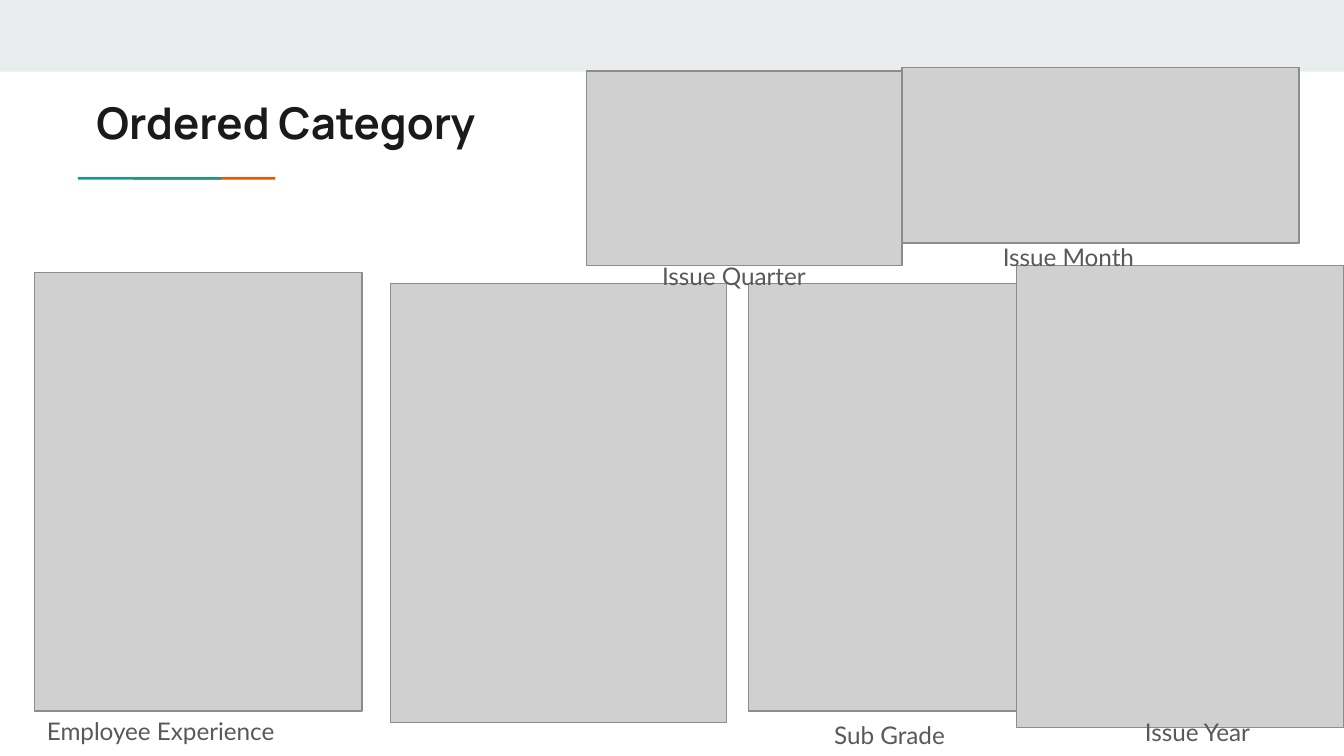
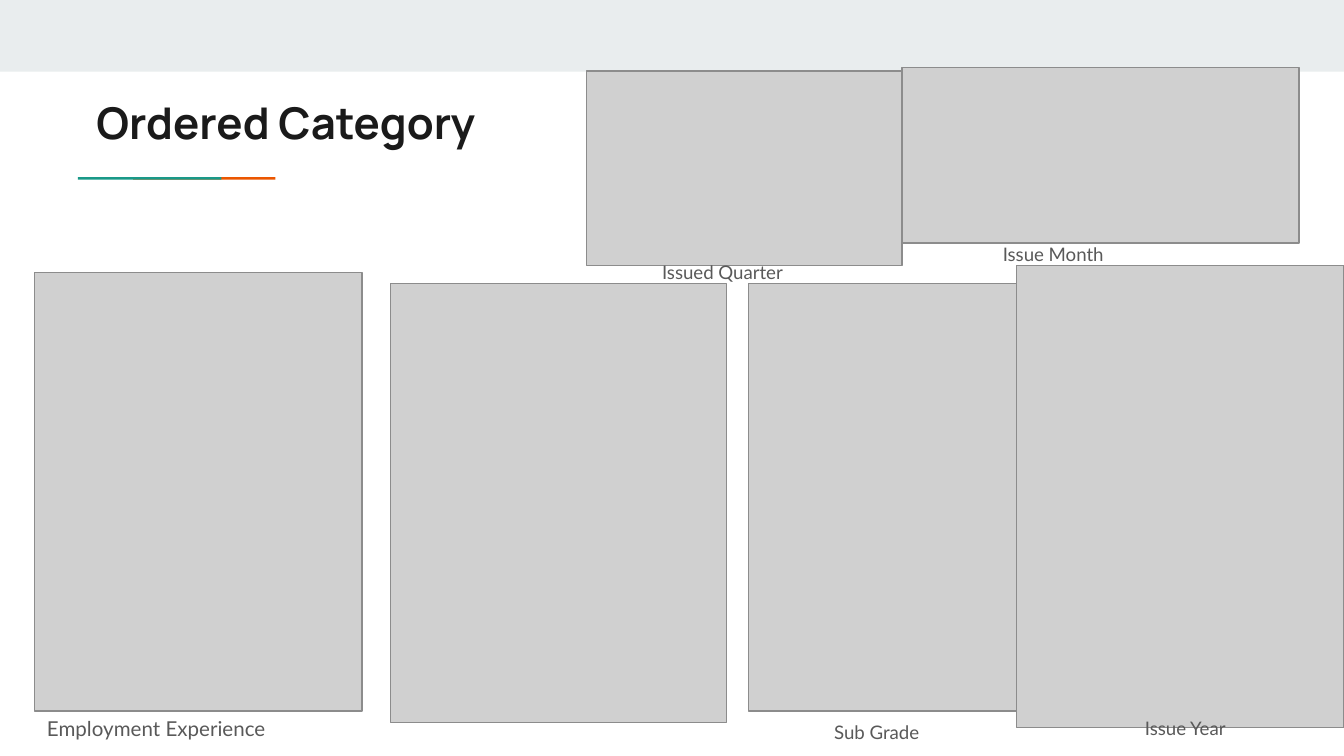
Before and after one commit to parthakrs/LendingCaseStudy, a slide deck: slide 7 of Lending Club Case Study.pptx. Drawn at 1344x756 pixels with LibreOffice and Linux fonts; fonts in the diff are those of the drawing; grey boxes stand for pictures. Boxes give left, top, right and bottom in pixels: in the first picture for what was removed or moved away, otherwise in the second. Text is boxed around its words. In the diff, an @@ line names an element or a change of style, - is before the commit and + after.

```diff
--- a/Lending Club Case Study.pptx
+++ b/Lending Club Case Study.pptx
@@ size 13 to 10 pt in 3 elements at <box>834,725,920,739</box>, <box>1145,721,1225,739</box>, <box>1003,247,1104,261</box> @@
@@ text at <box>662,263,782,282</box>: text changed; size 13 to 10 pt @@
-Issue Quarter
+Issued Quarter
@@ text at <box>47,721,266,740</box>: text changed; size 13 to 11 pt @@
-Employee Experience
+Employment Experience
```
Also in this commit, not shown: 9 other slides changed, 2 other files.
